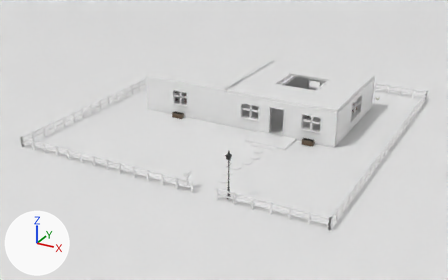
A saved change to the glTF model public/scenes/home.glb.
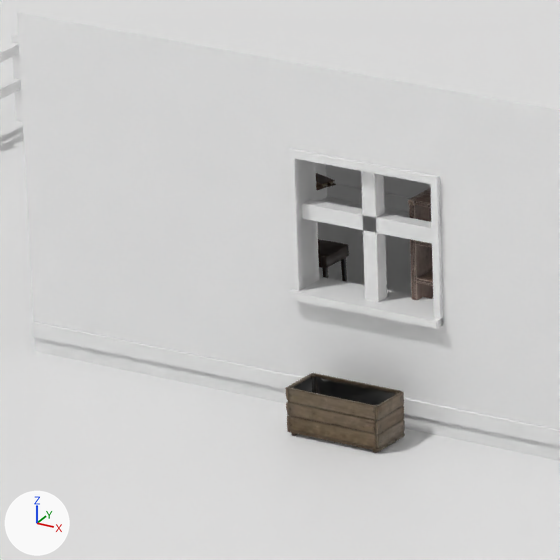
The first picture shows the older version from a camera (50 mm lens) standing at (23.3, -44.3, 20.7) and looking at (-0.8, -0.5, -1.2). The close-ups show the older and then the newer version on the part from 32% to 44% of the width and 27% to 46% of the height of that picture. Only the edits that show in the close-ups are written down. Lighting does not change. The marker at lower left points along +X, +Y and +Z. Where no turn or scale is listed for an object, it has been applied to the vertices.

Names of what the first close-up shows: 'ceil_west', 'desk_chair', 'floor_west', 'ground', 'notebook', 'planter2', 'shelf', 'wall_s_-4.80_0.15', 'wall_s_-6.20_0.15', 'wall_s_-6.20_2.35', 'wall_s_-9.12_0.15', 'wall_s_sk_-9.12', 'win_s1_bot', 'win_s1_l', 'win_s1_mv' and 12 more.
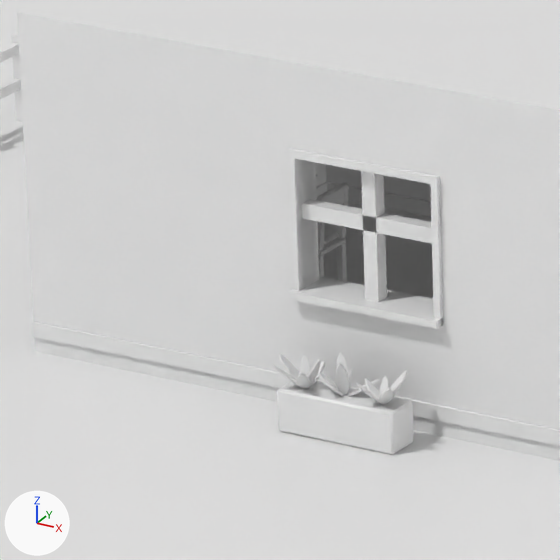
Location of each change, (x1, y1, x2, y2) in pixels of the close-ups (560 x 560 px):
'planter2', no longer drawn (brown)
    before: (285, 373, 405, 453)
'planter2_box', added
    after: (277, 381, 414, 455)
'shelf', no longer drawn (brown)
    before: (408, 188, 433, 300)
'desk_chair_wood', added
    after: (317, 182, 349, 282)
'planter2_tuft0_leaf', added
    after: (271, 354, 325, 388)
'desk_chair', no longer drawn
    before: (318, 239, 349, 282)
'planter2_tuft1_leaf', added
    after: (317, 352, 380, 396)
'planter2_tuft2_leaf', added
    after: (356, 370, 408, 404)
'notebook', no longer drawn (mostly hidden)
    before: (316, 173, 336, 190)

Patch to the scene script:
```diff
--- a/public/scenes/home.glb.py
+++ b/public/scenes/home.glb.py
@@ me_planter2_tuft2_leaf @@
+me_planter2_tuft2_leaf.from_pydata(...)  # 96 vertices, 168 faces; spans x -0.206..0.213, y -0.263..0.213, z -0.008..0.28
@@ me_planter2_tuft1_leaf @@
+me_planter2_tuft1_leaf.from_pydata(...)  # 96 vertices, 168 faces; spans x -0.236..0.321, y -0.21..0.153, z -0.009..0.376
@@ me_planter2_tuft0_leaf @@
+me_planter2_tuft0_leaf.from_pydata(...)  # 96 vertices, 168 faces; spans x -0.264..0.178, y -0.267..0.22, z -0.008..0.325
@@ me_planter2_box @@
+me_planter2_box.from_pydata(...)  # 24 vertices, 44 faces; spans x -0.6..0.6, y -0.18..0.18, z 0.0..0.4
@@ me_desk_chair_wood @@
+me_desk_chair_wood.from_pydata(...)  # 96 vertices, 160 faces; spans x -0.22..0.262, y -0.24..0.24, z 0.0..0.99
@@ ob_desk_chair @@
-ob_desk_chair = bpy.data.objects.new('desk_chair', me_asset_dining_chair_02)
+ob_desk_chair = bpy.data.objects.new('desk_chair', None)
 ob_desk_chair.location = (-7.6, 2.2, 0.15)
 ob_desk_chair.rotation_euler = (0.0, 0.0, 1.571)  # degrees (0, 0, 90)
-ob_desk_chair.scale = (0.925, 0.925, 0.925)
@@ ob_notebook @@
 ob_notebook.rotation_euler = (0.0, 0.0, -0.349)  # degrees (0, 0, -20)
-ob_notebook.scale = (1.99, 1.99, 1.99)
@@ ob_planter2 @@
-ob_planter2 = bpy.data.objects.new('planter2', me_asset_planter_box_01)
+ob_planter2 = bpy.data.objects.new('planter2', None)
 ob_planter2.location = (-5.5, -0.55, 0.0)
-ob_planter2.scale = (1.06, 1.06, 1.06)
@@ ob_shelf @@
-ob_shelf = bpy.data.objects.new('shelf', me_asset_wooden_bookshelf_worn)
-ob_shelf.location = (-4.6, 0.38, 0.15)
-ob_shelf.scale = (0.921, 0.921, 0.921)
+ob_shelf = bpy.data.objects.new('shelf', None)
+ob_shelf.location = (-3.8, 0.34, 0.15)
@@ ob_planter2_tuft2_leaf @@
+ob_planter2_tuft2_leaf = bpy.data.objects.new('planter2_tuft2_leaf', me_planter2_tuft2_leaf)
+ob_planter2_tuft2_leaf.location = (-5.1, -0.55, 0.38)
@@ ob_planter2_tuft1_leaf @@
+ob_planter2_tuft1_leaf = bpy.data.objects.new('planter2_tuft1_leaf', me_planter2_tuft1_leaf)
+ob_planter2_tuft1_leaf.location = (-5.5, -0.55, 0.38)
@@ ob_planter2_tuft0_leaf @@
+ob_planter2_tuft0_leaf = bpy.data.objects.new('planter2_tuft0_leaf', me_planter2_tuft0_leaf)
+ob_planter2_tuft0_leaf.location = (-5.9, -0.55, 0.38)
@@ ob_planter2_box @@
+ob_planter2_box = bpy.data.objects.new('planter2_box', me_planter2_box)
+ob_planter2_box.location = (-5.5, -0.55, 0.0)
@@ ob_desk_chair_wood @@
+ob_desk_chair_wood = bpy.data.objects.new('desk_chair_wood', me_desk_chair_wood)
+ob_desk_chair_wood.location = (-7.6, 2.2, 0.15)
```
